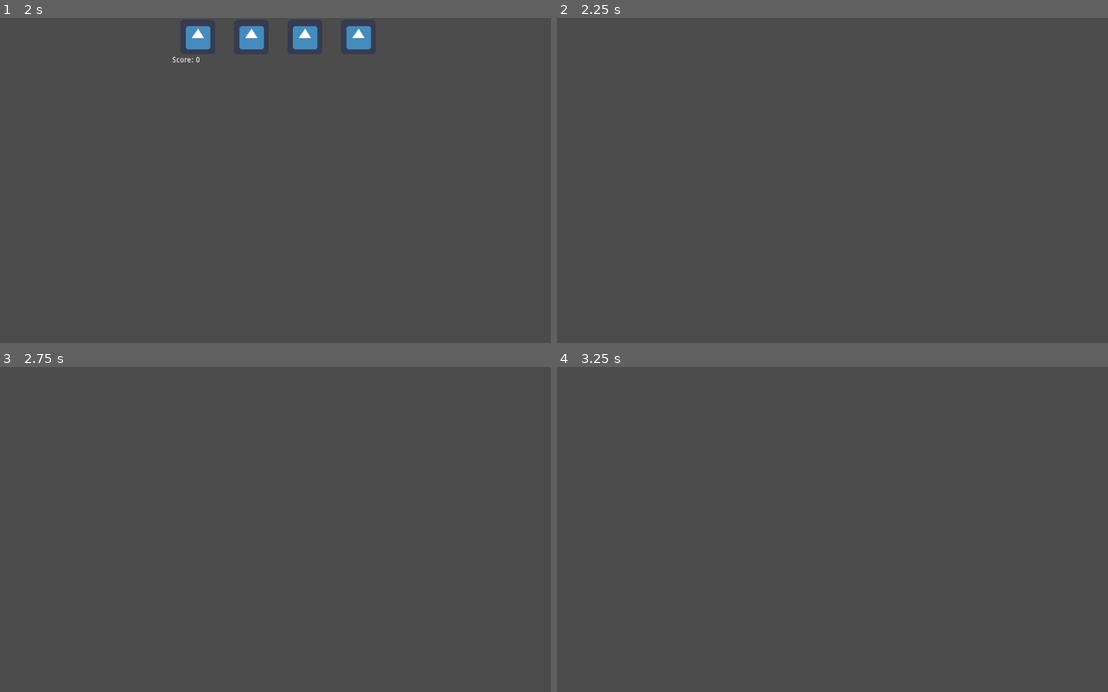
Above: before the commit, frames 1-4 (two rows, left to right).
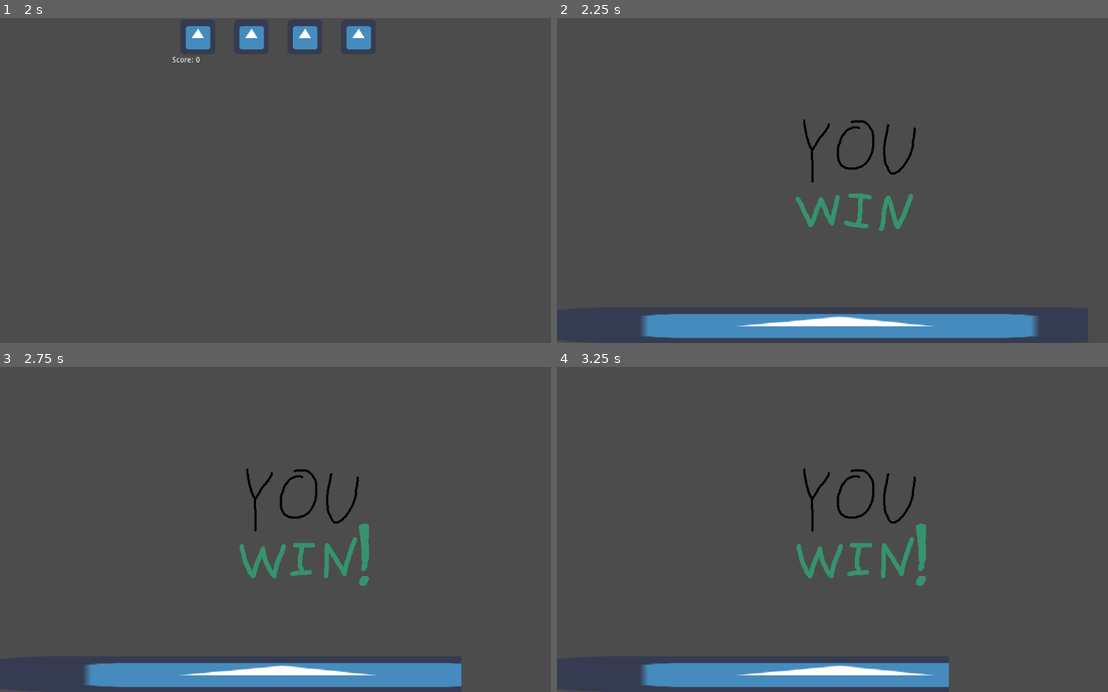
Above: after the commit, the same moments.

Repository: NEW-CYLANDIA/little-warioware
Game: Godot game, scene res://src/menus/menu.tscn
Two runs of this game, one before a commit and one after it. Both use one fixed random seed, a clock stepped at 60 frames per second and the inputs below. The engine's default icon, where the game draws it, is replaced by a stand-in: a white triangle on a blue panel in a dark square. Sound files missing from this copy of the repository are replaced by a short silence.
Inputs:
- Up to frame 1 (2 s): click "Play" at 0.5 s; tap Enter at 1.25 s; hold Z (mg_action) from 1.28 s (still down)
- Up to frame 2 (2.25 s): tap Space at 2 s; release Z (mg_action) at 2.03 s; tap Z (mg_action) at 2.1 s
- Up to frame 3 (2.75 s): no input
- Up to frame 4 (3.25 s): hold Z (mg_action) from 2.78 s (still down)

Frame 1 is identical in both runs. In frame 2, 6.5% of the frame differs, in the area x 15-88%, y 31-99%; in frame 3, 6.6%, in the area x 15-84%, y 31-99%; in frame 4, 5.6%.
Error before the commit: Division By Zero in operator '%'. (res://src/play_session/session.gd:27)

Commit message:
Move PressKey game definition to the right folder

Diff:
--- a/microgames/PressKey.tres
+++ b/microgames/press_key/PressKey.tres
@@ -1,7 +1,7 @@
 [gd_resource type="Resource" load_steps=3 format=2]
 
 [ext_resource path="res://src/microgames/microgame_definition.gd" type="Script" id=1]
-[ext_resource path="res://microgames/PressKey.tscn" type="PackedScene" id=2]
+[ext_resource path="res://microgames/press_key/PressKey.tscn" type="PackedScene" id=2]
 
 [resource]
 script = ExtResource( 1 )
--- a/src/core/utility.gd
+++ b/src/core/utility.gd
@@ -25,13 +25,13 @@
 	dir.list_dir_begin(true, true)
 
 	while true:
+		var file : String = dir.get_next()
 		var is_directory : bool = dir.current_is_dir()
-		var file : String = dir.get_next()
 		if file == "":
 			break
 		file = "%s/%s" % [path, file]
 		if is_directory:
-			files.append_array(list_all_files(file))
+			files.append_array(list_all_files(file, extension))
 		elif not filter or file.get_extension() == extension:
 			files.append(file)
 
